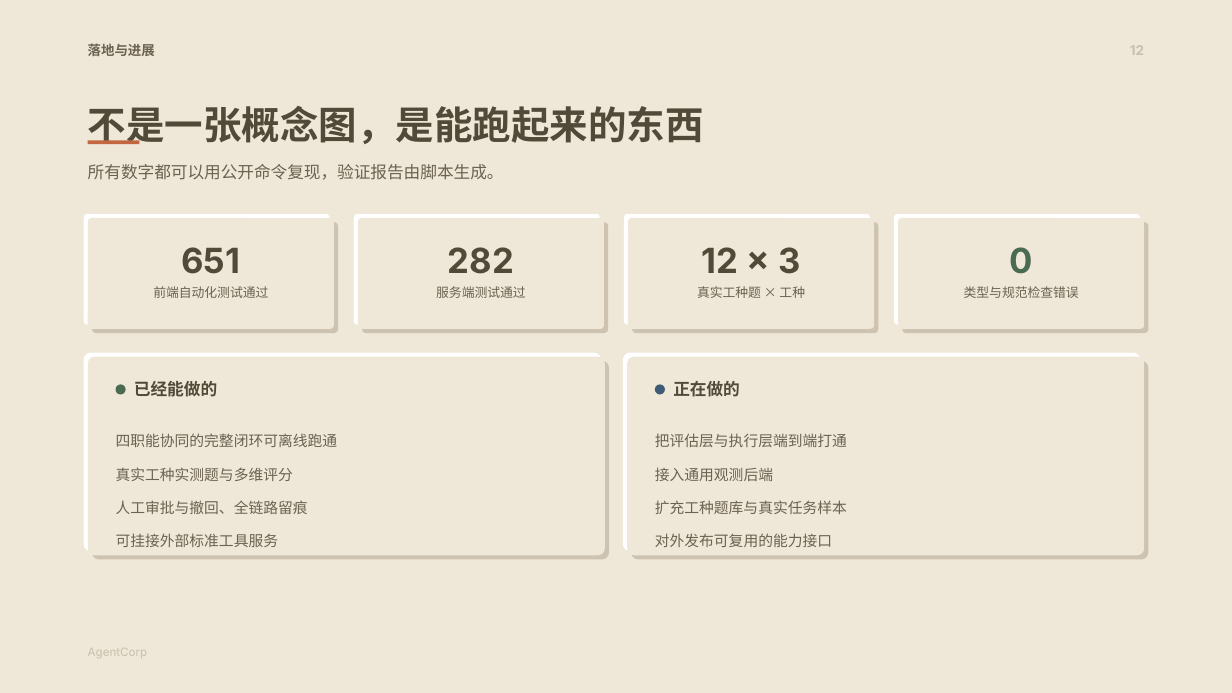
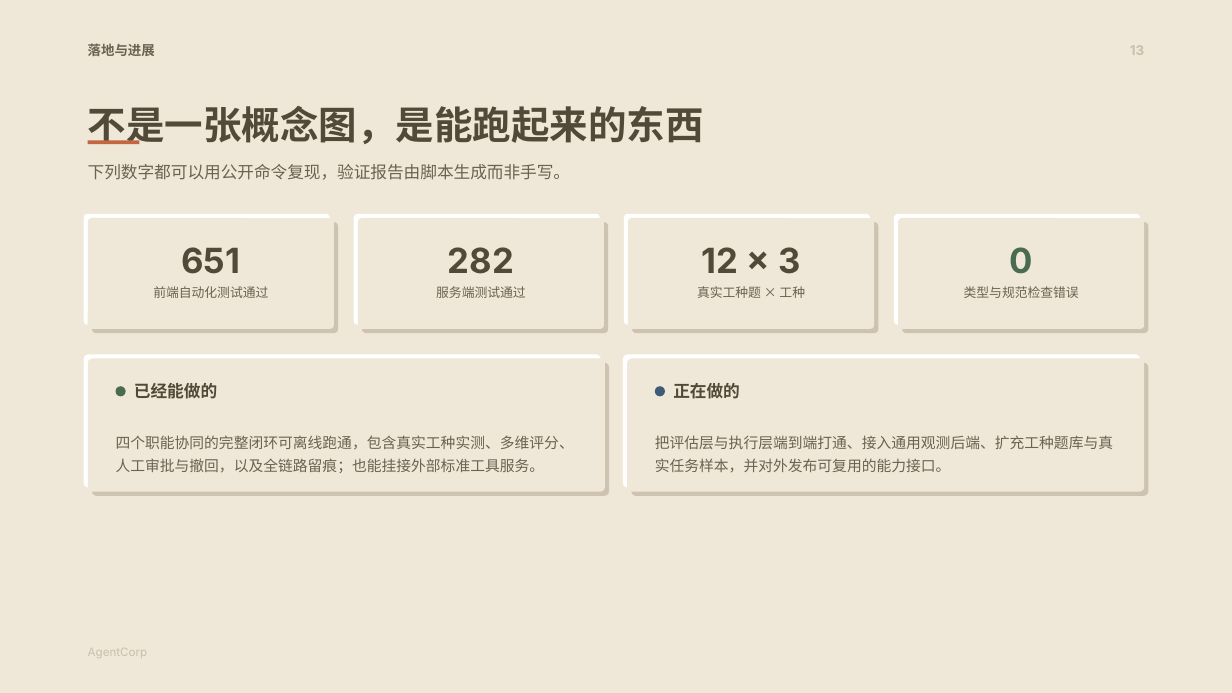
Before and after one commit to 1692775560/AgentCorp, a slide deck: slide 19 of 方案PPT/AgentCorp-方案.pptx (slide 18 before the commit). Drawn at 1232x693 pixels with LibreOffice and Linux fonts; fonts in the diff are those of the drawing. Boxes give left, top, right and bottom in pixels: in the first picture for what was removed or moved away, otherwise in the second. Text is boxed around its words. In the diff, an @@ line names an element or a change of style, - is before the commit and + after.

Commit message:
chore: 更新方案 PPT——封面主张改写，新增职场场景页，要点由碎片短语改为完整句，重做五张插图并修正图文溢出

```diff
--- a/方案PPT/AgentCorp-方案.pptx
+++ b/方案PPT/AgentCorp-方案.pptx
@@ text at [88,164,570,180]: text changed @@
-所有数字都可以用公开命令复现，验证报告由脚本生成。
+下列数字都可以用公开命令复现，验证报告由脚本生成而非手写。
@@ rounded rectangle: place and size @@
-rounded rectangle at [84,352,602,551]
+rounded rectangle at [84,354,602,487]
@@ rounded rectangle: place and size @@
-rounded rectangle at [88,357,605,555]
+rounded rectangle at [88,359,605,492]
@@ rounded rectangle: place and size @@
-rounded rectangle at [623,352,1141,551]
+rounded rectangle at [623,354,1141,487]
@@ rounded rectangle: place and size @@
-rounded rectangle at [628,357,1145,555]
+rounded rectangle at [628,359,1145,492]
@@ rounded rectangle: place and size @@
-rounded rectangle at [91,360,609,559]
+rounded rectangle at [91,362,609,495]
@@ rounded rectangle: place and size @@
-rounded rectangle at [631,360,1149,559]
+rounded rectangle at [631,362,1149,495]
@@ text at [116,435,574,473]: text changed @@
-四职能协同的完整闭环可离线跑通
-真实工种实测题与多维评分
-人工审批与撤回、全链路留痕
-可挂接外部标准工具服务
+四个职能协同的完整闭环可离线跑通，包含真实工种实测、多维评分、人工审批与撤回，以及全链路留痕；也能挂接外部标准工具服务。
@@ text at [655,435,1113,472]: text changed @@
-把评估层与执行层端到端打通
-接入通用观测后端
-扩充工种题库与真实任务样本
-对外发布可复用的能力接口
+把评估层与执行层端到端打通、接入通用观测后端、扩充工种题库与真实任务样本，并对外发布可复用的能力接口。
```
Also in this commit, not shown: 17 other slides changed, 5 slides added, 4 slides removed, 1 other file.
